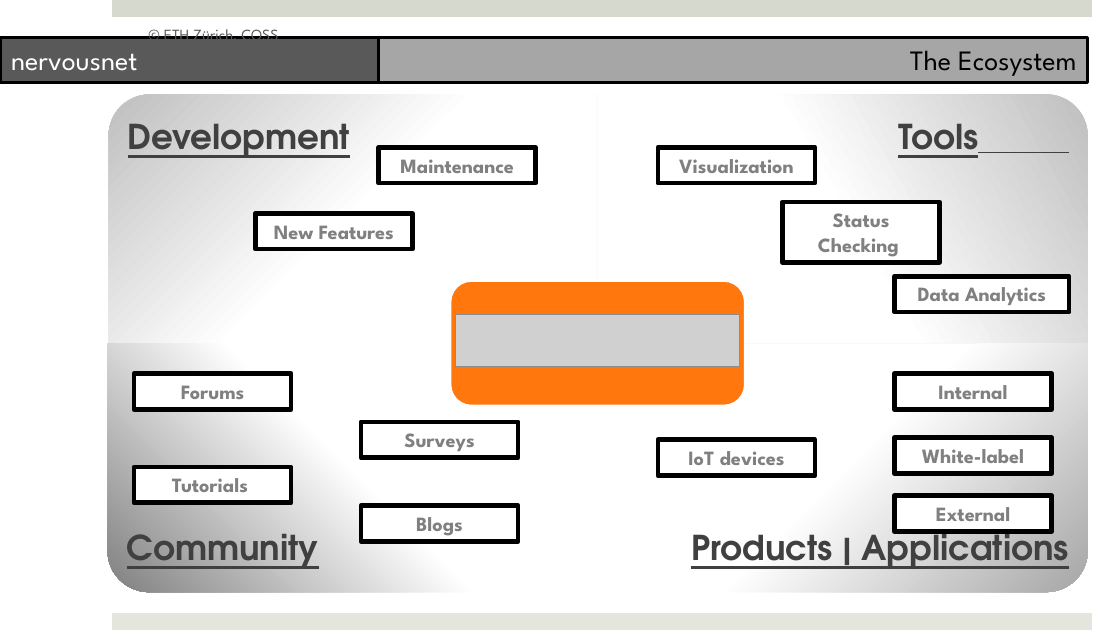
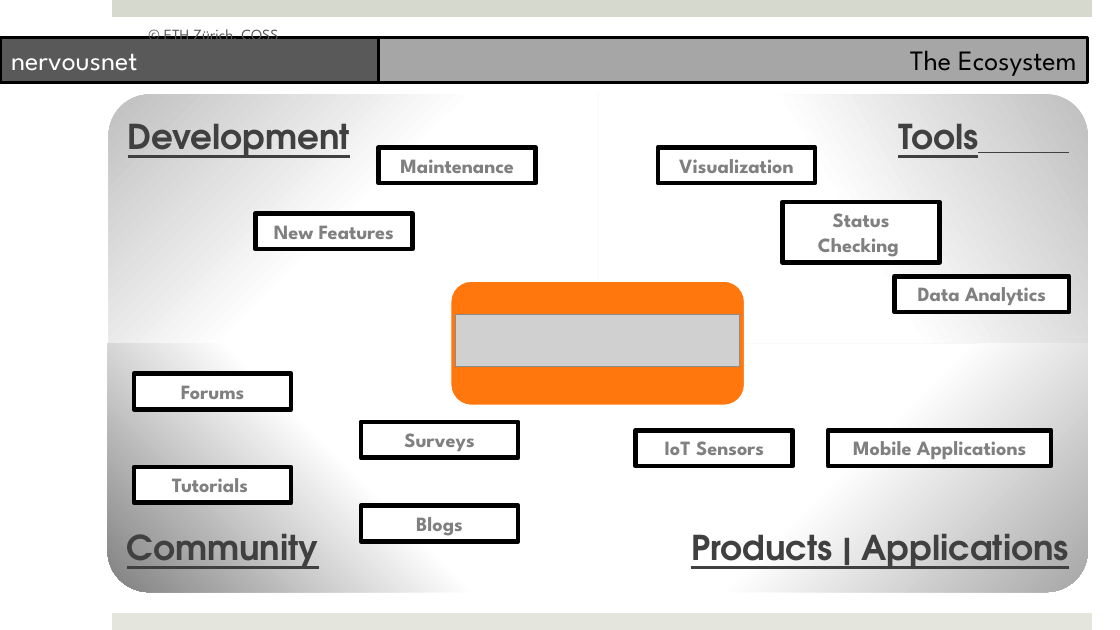
Before and after one commit to prasad79/nervousnet, a slide deck: slide 2 of Documents/Architecture/NervousNet_Redesign.pptx. Drawn at 1120x630 pixels with LibreOffice and Linux fonts; fonts in the diff are those of the drawing; grey boxes stand for pictures. Boxes give left, top, right and bottom in pixels: in the first picture for what was removed or moved away, otherwise in the second. Text is boxed around its words. In the diff, an @@ line names an element or a change of style, - is before the commit and + after.

```diff
--- a/Documents/Architecture/NervousNet_Redesign.pptx
+++ b/Documents/Architecture/NervousNet_Redesign.pptx
@@ rectangle "IoT Sensors": place and size @@
-rectangle "IoT Sensors" at [657,440,814,476]
+rectangle "IoT Sensors" at [636,430,793,466]
@@ text in rectangle at [665,441,764,455]: text changed @@
-IoT devices
+IoT Sensors
@@ rectangle "Mobile Applications": place and size @@
-rectangle "Mobile Applications" at [895,374,1052,410]
+rectangle "Mobile Applications" at [828,430,1051,466]
@@ text in rectangle at [853,441,1026,459]: text changed @@
-Internal
+Mobile Applications
@@ rectangle removed at [895,438,1052,474] @@
-White-label
@@ rectangle removed at [895,496,1052,532] @@
-External
```
Also in this commit, not shown: 2 other slides changed, 1 other file.
